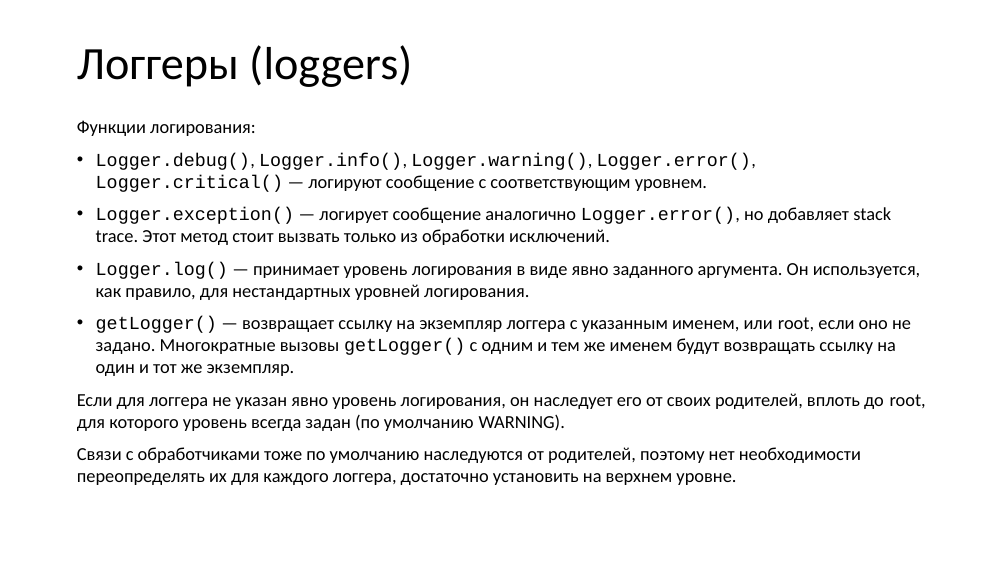
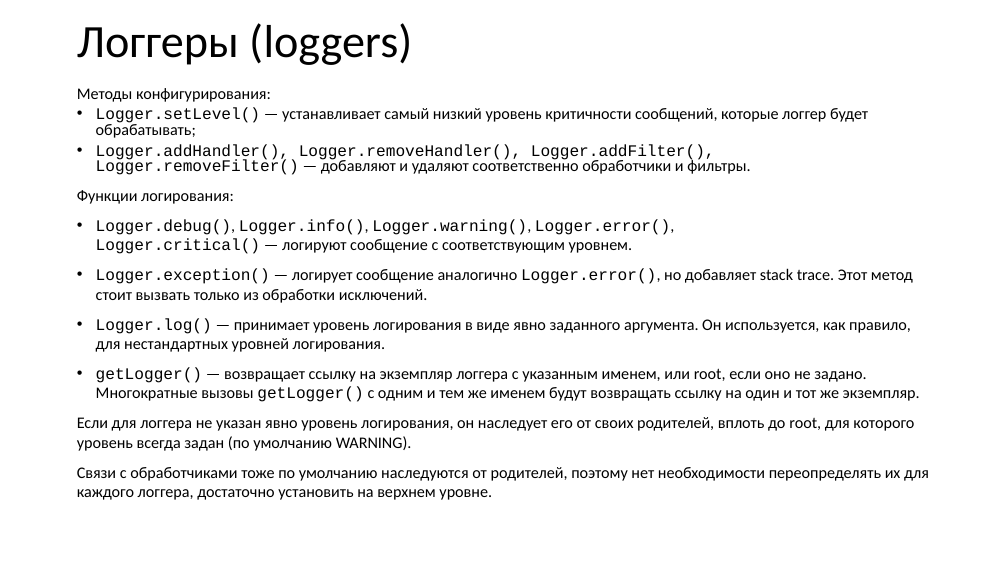
Before and after one commit to xtrueman/prog_instruments, a slide deck: slide 27 of presentations/Logging.pptx (slide 26 before the commit). Drawn at 1008x567 pixels with LibreOffice and Linux fonts; fonts in the diff are those of the drawing. Boxes give left, top, right and bottom in pixels: in the first picture for what was removed or moved away, otherwise in the second. Text is boxed around its words. In the diff, an @@ line names an element or a change of style, - is before the commit and + after.

```diff
--- a/presentations/Logging.pptx
+++ b/presentations/Logging.pptx
@@ title "Логгеры (loggers)": place and size @@
-title "Логгеры (loggers)" at (77, 45, 412, 87)
+title "Логгеры (loggers)" at (77, 23, 412, 65)
@@ text "Методы конфигурирования:": place and size @@
-text "Методы конфигурирования:" at (77, 120, 926, 485)
+text "Методы конфигурирования:" at (77, 88, 929, 500)
@@ text at (77, 88, 868, 175): paragraphs added @@
+Методы конфигурирования:
+• Logger.setLevel() — устанавливает самый низкий уровень критичности сообщений, которые логгер будет обрабатывать;
+• Logger.addHandler(), Logger.removeHandler(), Logger.addFilter(),
+  Logger.removeFilter() — добавляют и удаляют соответственно обработчики и фильтры.
@@ text at (77, 190, 929, 500): size 17.5 to 15.4 pt in "Функции логирования:", "Logger.debug(), Logger.info(), Logger.warning(), Logger.erro ...", "Logger.exception() — логирует сообщение аналогично Logger.er ...", "Logger.log() — принимает уровень логирования в виде ..." and 3 more places @@
```
Also in this commit, not shown: 3 other slides changed, 1 slide added.
